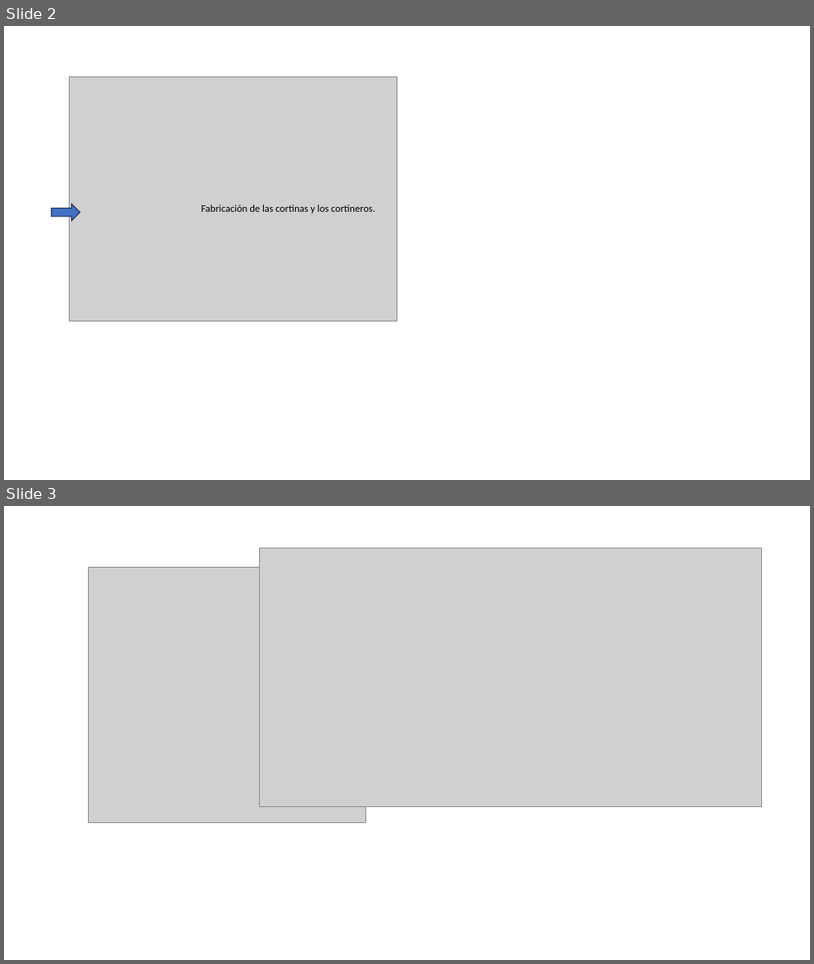
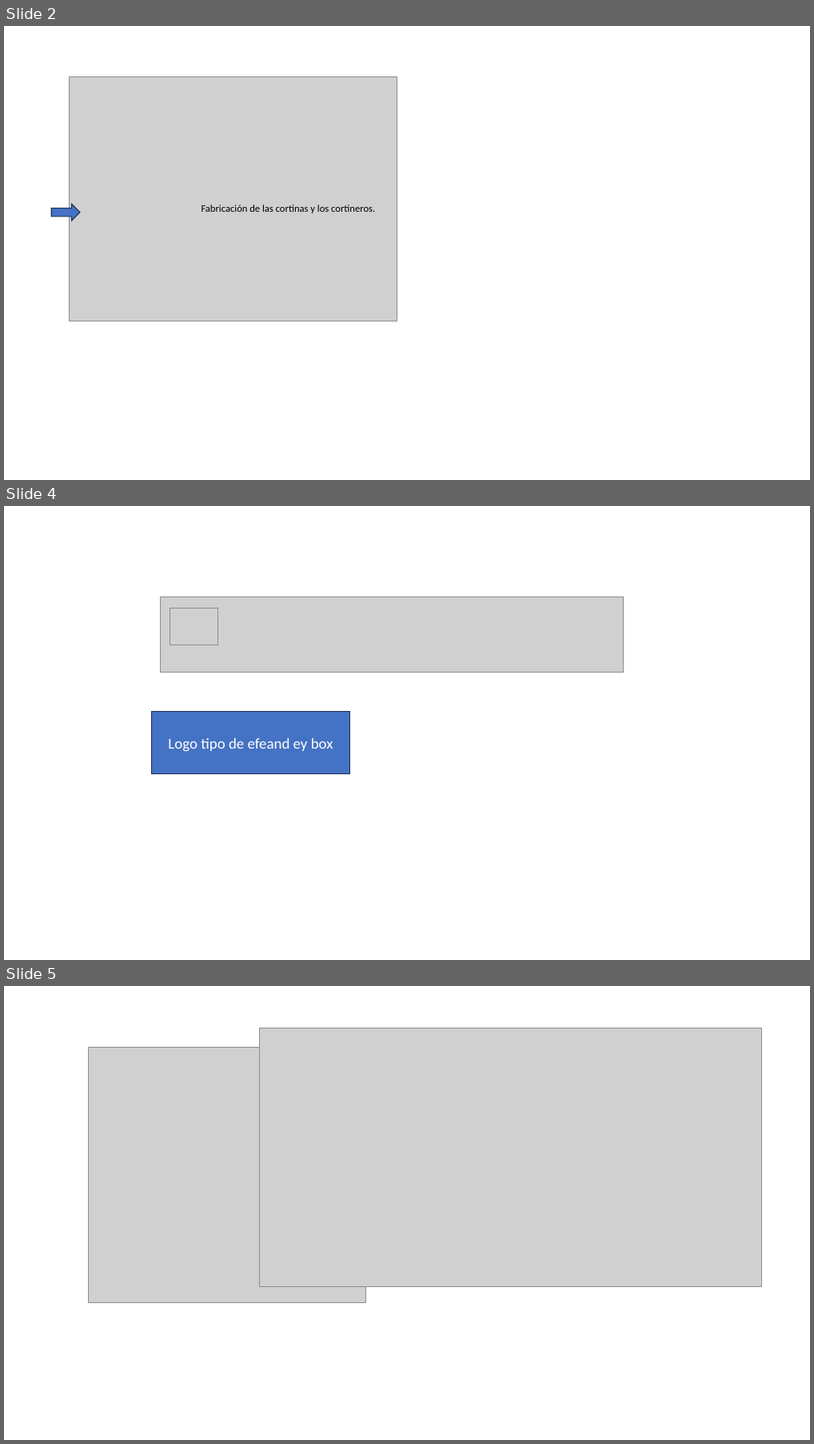
Before and after one commit to vcuevar/al_maletin, a slide deck: VMA_IT_SUPPORT_INVTEK.pptx. Shown one above the other, each under a label of ours: slides 2 and 3 before the commit, slides 2, 4 and 5 after it; the slides between them are not shown. The pictures are 814x964 and 814x1444 pixels, drawn with LibreOffice and Linux fonts; fonts in the diff are those of the drawing; grey boxes stand for pictures. Boxes give left, top, right and bottom in pixels: in the first picture for what was removed or moved away, otherwise in the second. Text is boxed around its words. In the diff, an @@ line names an element or a change of style, - is before the commit and + after.

```diff
--- a/VMA_IT_SUPPORT_INVTEK.pptx
+++ b/VMA_IT_SUPPORT_INVTEK.pptx
@@ slide 4 added at (4,506,810,960), background #FFFFFF @@
@@ picture added at (160,596,624,672) @@
@@ picture added at (170,608,218,645) @@
@@ rectangle added at (152,711,350,773), fill #4472C4, outline #1E3256 1 pt, 18 pt, text #FFFFFF @@
+Logo tipo de efeand ey box
@@ what was slide 3 is now slide 5 @@
```
Also in this commit, not shown: 1 other slide added, 10 other files.
